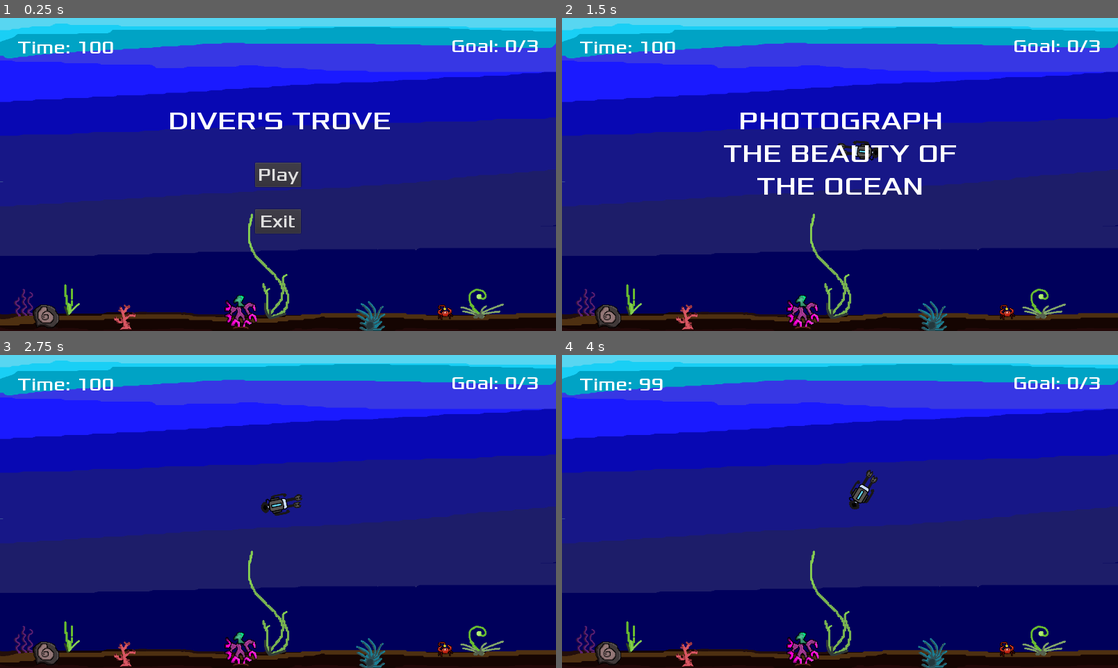
Above: before the commit, frames 1-4 (two rows, left to right).
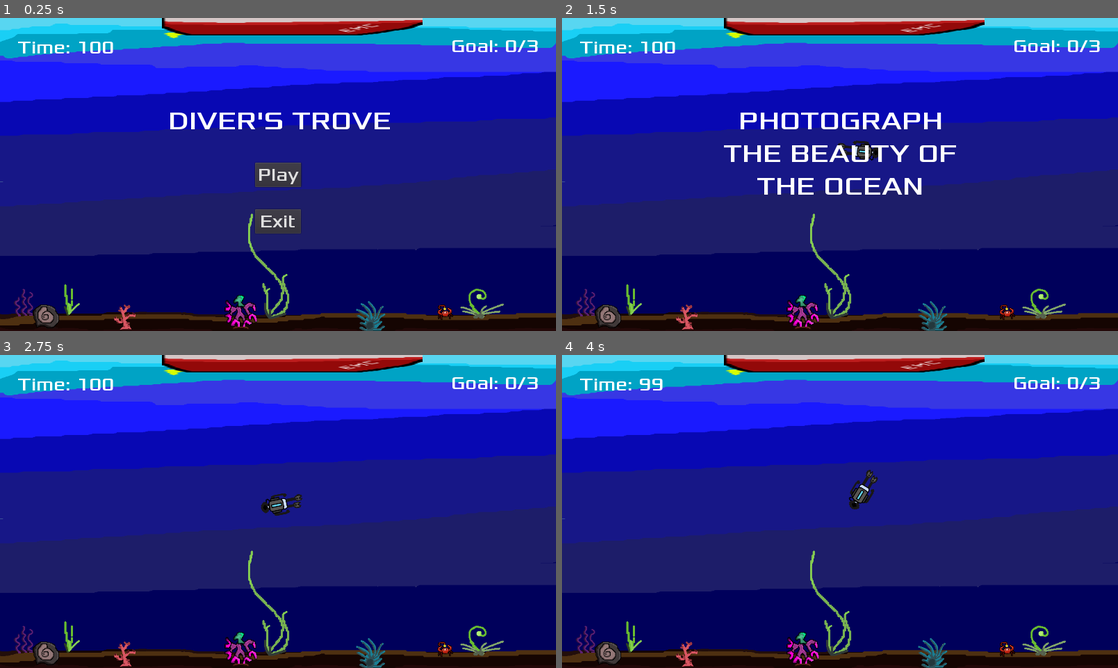
Above: after the commit, the same moments.

Repository: AlgionSan/GJ-Demo-2.0
Game: Godot game, scene res://scenes/Main.tscn
Two runs of this game, one before a commit and one after it. Both use one fixed random seed, a clock stepped at 60 frames per second and the inputs below.
Inputs (mouse positions are in pixels of both pictures, inside the frame that each line leads up to):
- Up to frame 1 (0.25 s): no input
- Up to frame 2 (1.5 s): click "Play" at 0.5 s; move the mouse to (962, 158) at 1.27 s; tap E (interact) at 1.35 s
- Up to frame 3 (2.75 s): move the mouse to (166, 527) at 2.02 s; tap E (interact) at 2.1 s
- Up to frame 4 (4 s): move the mouse to (895, 442) at 2.77 s; tap E (interact) at 2.85, 3.6 s; move the mouse to (812, 574) at 3.52 s

The runs differ from the first frame. In frame 1, 2.5% of the frame differs, in the area x 29-76%, y 0-7%; in frame 2, 2.5%; in frame 3, 2.5%; in frame 4, 2.5%.

Commit message:
added return to ship sprite

Diff:
--- a/scenes/Main.tscn
+++ b/scenes/Main.tscn
@@ -9,6 +9,7 @@
 [ext_resource path="res://arts/interactables/crab_lantern_goal.png" type="Texture" id=7]
 [ext_resource path="res://arts/interactables/upside_down_corals_goals.png" type="Texture" id=8]
 [ext_resource path="res://arts/interactables/fossil.png" type="Texture" id=9]
+[ext_resource path="res://arts/interactables/ship_hull.png" type="Texture" id=10]
 
 [sub_resource type="Curve2D" id=1]
 _data = {
@@ -81,9 +82,15 @@
 
 [node name="Interactable4" parent="." instance=ExtResource( 4 )]
 position = Vector2( 640, 40 )
+scale = Vector2( 6, 1 )
 interact_label = "Press 'E\" Return To Ship"
 interact_type = "return_to_ship"
 interact_value = "You Return To Ship"
+
+[node name="Sprite" type="Sprite" parent="Interactable4"]
+position = Vector2( 5.5, -15 )
+scale = Vector2( 1, 1.25 )
+texture = ExtResource( 10 )
 
 [node name="MobLeftPath" type="Path2D" parent="."]
 position = Vector2( 0, -50.9091 )
--- a/scenes/Mob.tscn
+++ b/scenes/Mob.tscn
@@ -32,7 +32,7 @@
 position = Vector2( 0, -3 )
 scale = Vector2( 1.5, 1.5 )
 frames = SubResource( 1 )
-animation = "stingray"
+animation = "shark"
 
 [node name="CollisionShape2D" type="CollisionShape2D" parent="."]
 rotation = 1.5708
Binary file added: arts/interactables/ship_hull.png
Not shown, added: arts/interactables/ship_hull.png.import
Not shown: 1 places in scenes/Main.tscn that only renumber resources
